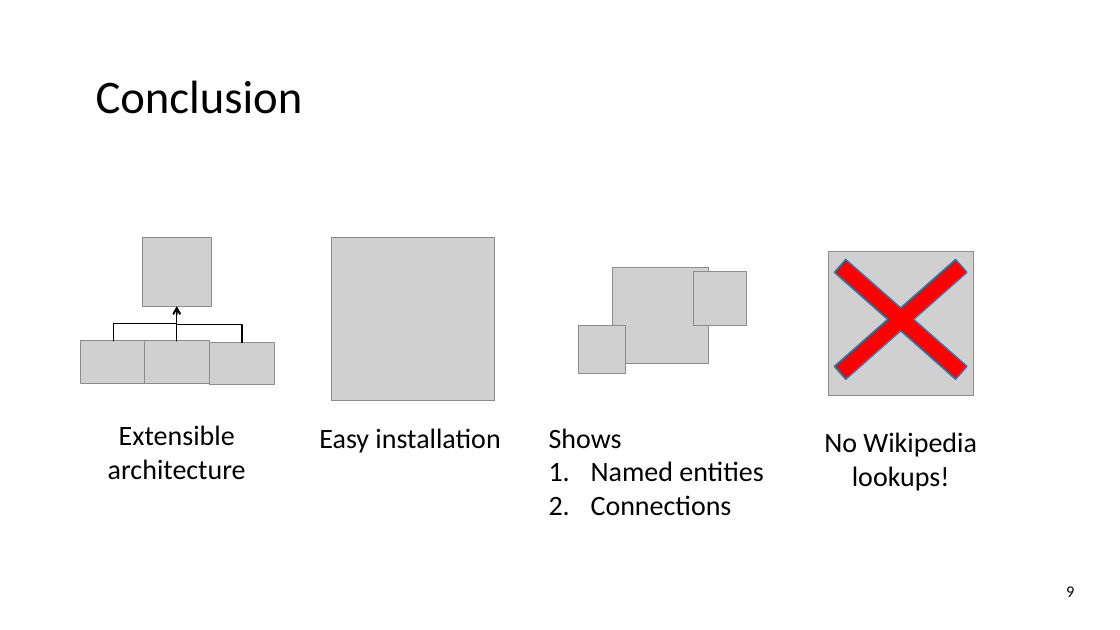
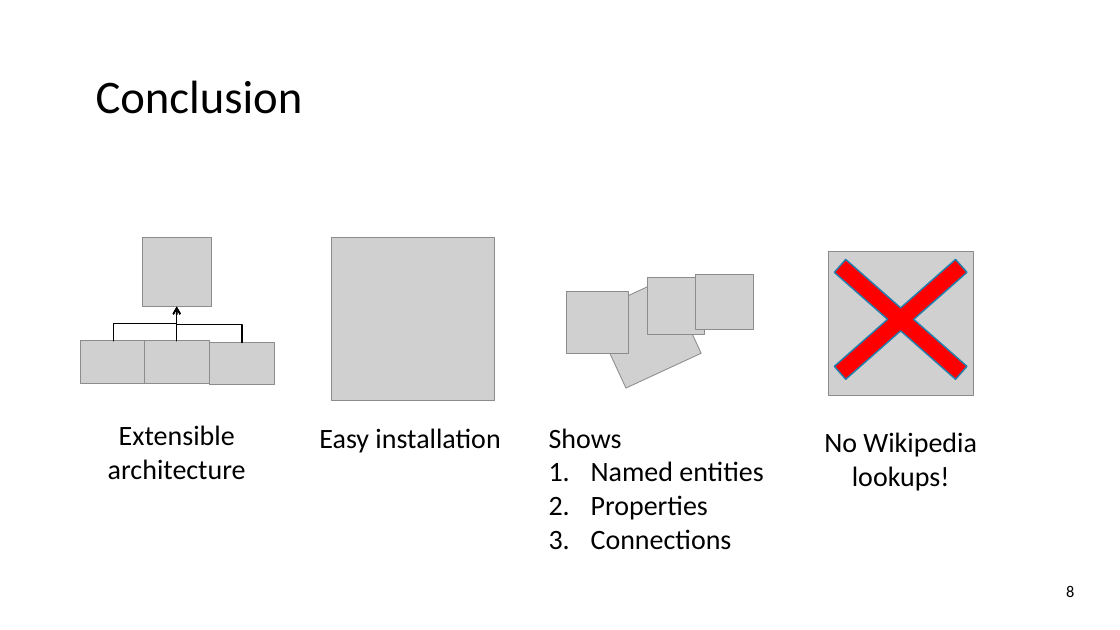
Before and after one commit to ofrendo/SemanticWebTechnologies, a slide deck: slide 8 of ProjectPresentation/EntityAnnotation.pptx (slide 9 before the commit). Drawn at 1120x630 pixels with LibreOffice and Linux fonts; fonts in the diff are those of the drawing; grey boxes stand for pictures; background and template pictures are left out. Boxes give left, top, right and bottom in pixels: in the first picture for what was removed or moved away, otherwise in the second. Text is boxed around its words. In the diff, an @@ line names an element or a change of style, - is before the commit and + after.

```diff
--- a/ProjectPresentation/EntityAnnotation.pptx
+++ b/ProjectPresentation/EntityAnnotation.pptx
@@ picture added at (567, 292, 628, 353) @@
@@ picture at (591, 278, 702, 388): rotation 0 to 335 degrees @@
@@ picture added at (648, 278, 704, 334) @@
@@ picture: place and size @@
-picture at (693, 271, 747, 325)
+picture at (696, 275, 755, 329)
@@ picture removed at (578, 325, 626, 373) @@
@@ text at (591, 495, 708, 520): paragraph added @@
+2. Properties
@@ page number at (1066, 586, 1074, 597): text changed @@
-9
+8
```
Also in this commit, not shown: 1 other slide changed, 1 slide removed.
